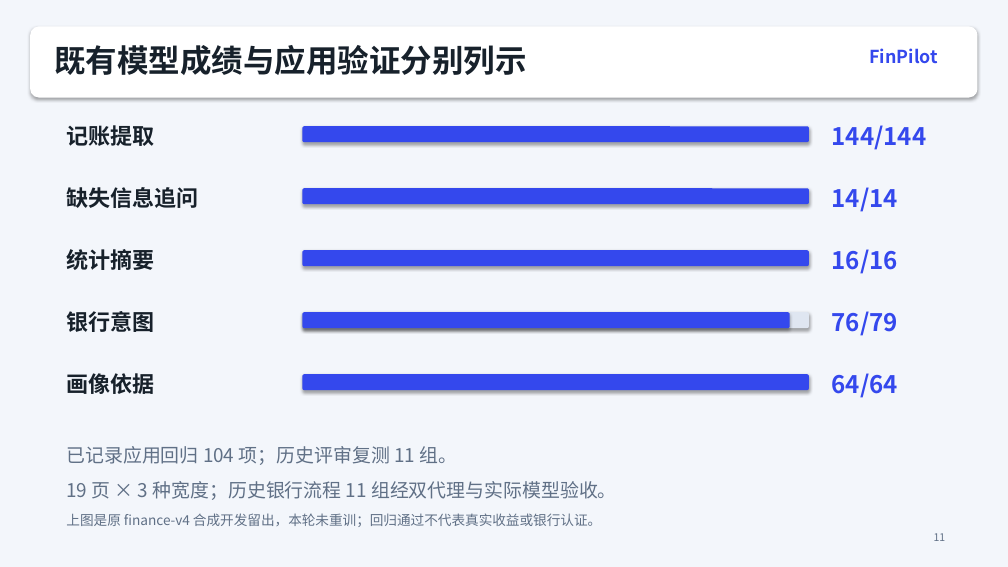
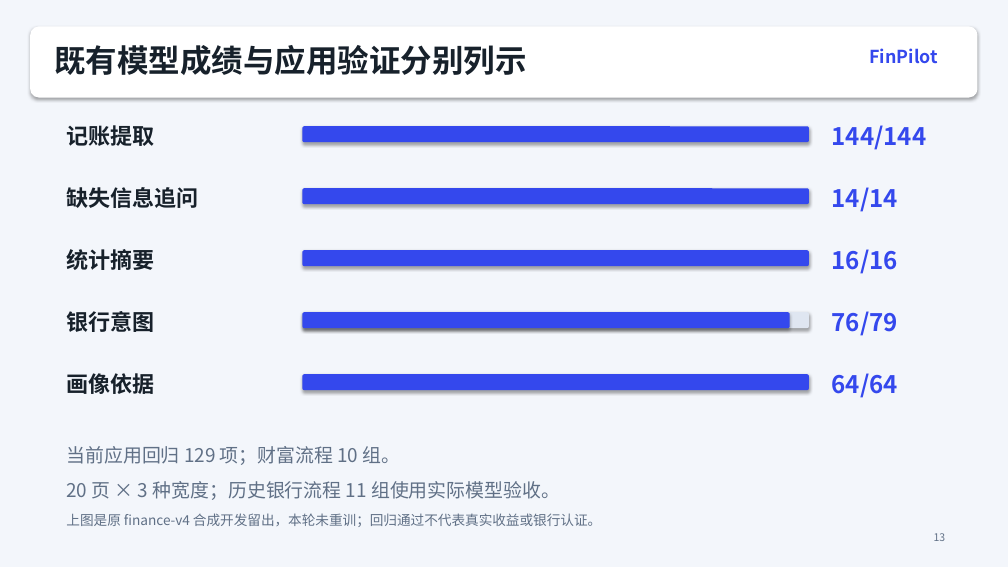
Before and after one commit to gr-peng/gonghang, a slide deck: slide 13 of materials/FinPilot-presentation.pptx (slide 11 before the commit). Drawn at 1008x567 pixels with LibreOffice and Linux fonts; fonts in the diff are those of the drawing. Boxes give left, top, right and bottom in pixels: in the first picture for what was removed or moved away, otherwise in the second. Text is boxed around its words. In the diff, an @@ line names an element or a change of style, - is before the commit and + after.

```diff
--- a/materials/FinPilot-presentation.pptx
+++ b/materials/FinPilot-presentation.pptx
@@ text at box(66, 446, 560, 500): text changed @@
-已记录应用回归 104 项；历史评审复测 11 组。
-19 页 × 3 种宽度；历史银行流程 11 组经双代理与实际模型验收。
+当前应用回归 129 项；财富流程 10 组。
+20 页 × 3 种宽度；历史银行流程 11 组使用实际模型验收。
@@ text at box(934, 533, 946, 541): text changed @@
-11
+13
```
Also in this commit, not shown: 8 other slides changed, 2 slides added, 38 other files.
